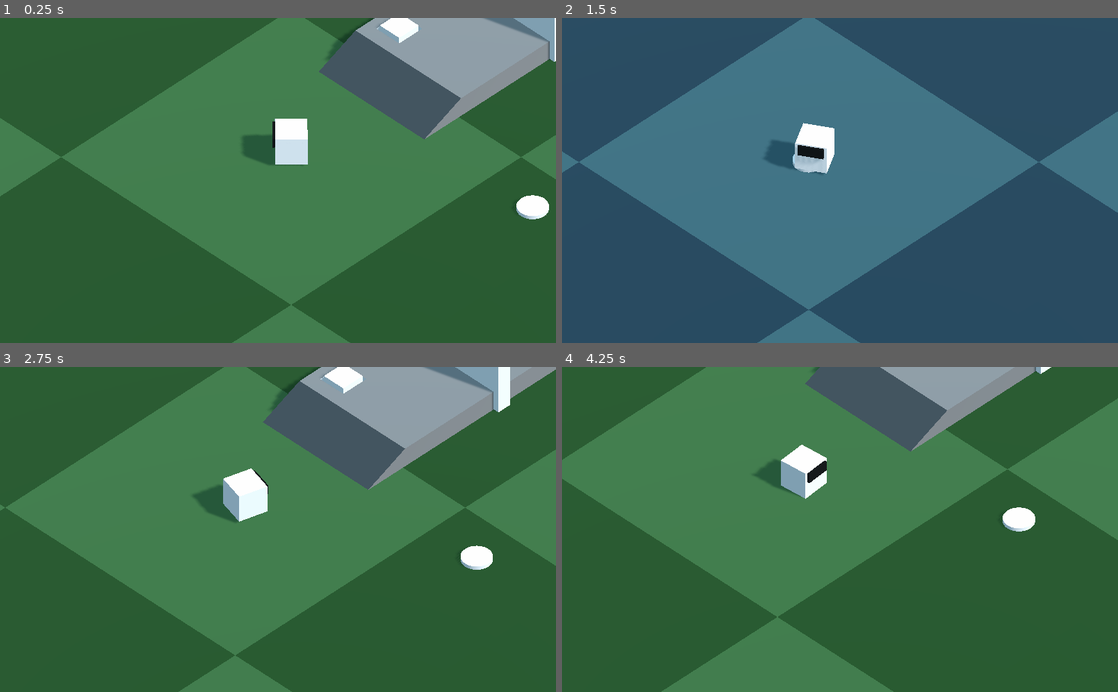
Above: before the commit, frames 1-4 (two rows, left to right).
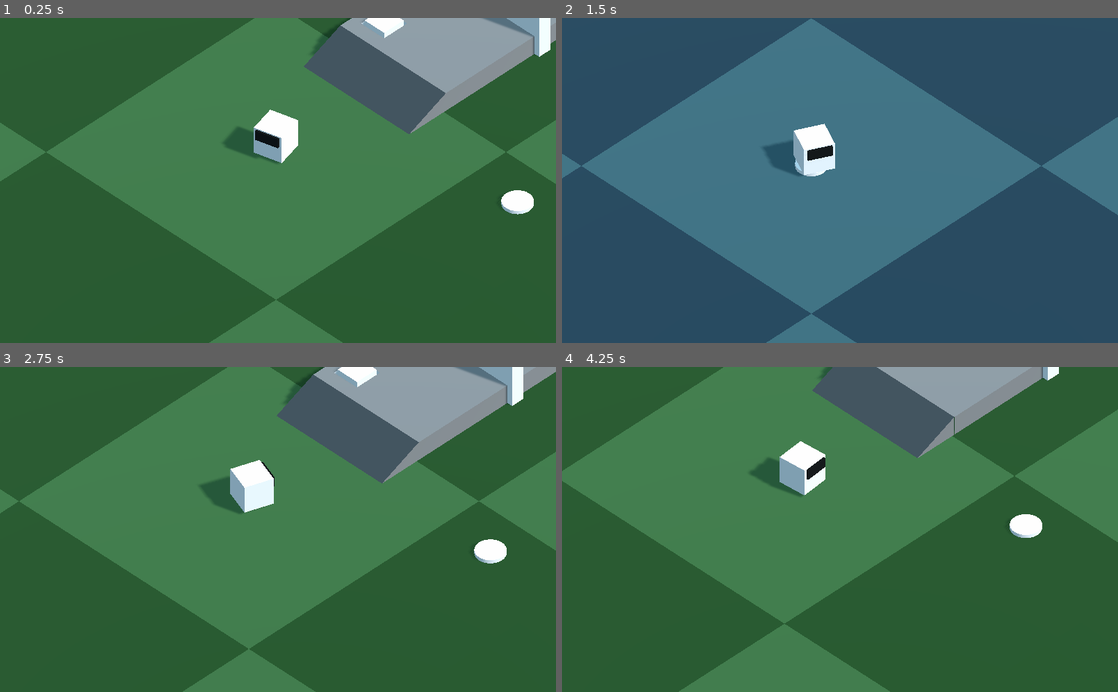
Above: after the commit, the same moments.

Repository: pixelsyntax/coolfriends-pingpong
Game: Godot game, scene res://Scenes/Initial Testscene.tscn
The game is run twice, just before and just after one commit, with the same random seed, the same clock (stepped at 60 frames per second) and the same inputs.
Inputs (mouse positions are in pixels of both pictures, inside the frame that each line leads up to):
- Up to frame 1 (0.25 s): no input
- Up to frame 2 (1.5 s): move the mouse to (962, 164) at 0.52 s; click (962, 164) at 0.67 s; move the mouse to (728, 196) at 1.27 s; click (728, 196) at 1.42 s
- Up to frame 3 (2.75 s): move the mouse to (333, 458) at 2.02 s; click (333, 458) at 2.17 s
- Up to frame 4 (4.25 s): move the mouse to (812, 594) at 2.77 s; click (812, 594) at 2.92 s; move the mouse to (1006, 578) at 3.52 s; click (1006, 578) at 3.67 s

The runs differ from the first frame. In frame 1, 11% of the frame differs, in the area x 0-100%, y 0-100%; in frame 2, 3.3%; in frame 3, 10%; in frame 4, 6.4%.

Commit message:
make player rotation more frame independent
added some math helper functions for this too (mostly stuff stolen from Unity)

Diff:
--- a/coolfriends-godot/Scenes/Main.gd
+++ b/coolfriends-godot/Scenes/Main.gd
@@ -1,4 +1,6 @@
 extends Node
+
+onready var levelParent = get_node("/root/Initial Testscene/CUR_LEVEL") # TODO better path...
 
 signal signal_change_level(levelName)
 
@@ -16,7 +18,6 @@
 		print("No target scene specified!")
 		return
 	# Remove the current level
-	var levelParent = get_node("/root/Initial Testscene/CUR_LEVEL") # TODO better path...
 	for curLevel in levelParent.get_children():
 		curLevel.queue_free()
 	# Add the next level
--- a/coolfriends-godot/Scenes/Player KinematicBody.gd
+++ b/coolfriends-godot/Scenes/Player KinematicBody.gd
@@ -6,6 +6,9 @@
 export var inputDistMax = 3.5
 
 var mouseMove = false
+var rotationVelocity = [ 0.0 ]
+
+onready var Math = load("res://Scripts/Math.gd")
 
 func _ready():
 	pass
@@ -20,8 +23,7 @@
 	var mousePos3D = floorPlane.intersects_ray(camera.project_ray_origin(mousePos), camera.project_ray_normal(mousePos))
 	var dir = (mousePos3D - translation)
 	var targetTransform = transform.looking_at(translation - dir, Vector3.UP)
-	targetTransform = transform.interpolate_with(targetTransform, 0.1) # TODO make it more frame-independet
-	rotation = targetTransform.basis.get_euler()
+	rotation.y = Math.smooth_damp_angle(rotation.y, targetTransform.basis.get_euler().y, rotationVelocity, 0.1, PI*2.0, delta)
 
 	# final movement
 	var speed = speedMoveMax * clamp(dir.length() / (inputDistMax - inputDistMin) - inputDistMin, 0.0, 1.0)
--- /dev/null
+++ b/coolfriends-godot/Scripts/Math.gd
@@ -0,0 +1,58 @@
+static func repeat(t:float, length:float):
+	return clamp(t - floor(t / length) * length, 0.0, length)
+
+static func delta_angle(current:float, target:float):
+	var delta = repeat(target - current, PI * 2.0)
+	if delta > PI:
+		delta -= PI * 2.0
+	return delta
+
+static func smooth_damp(current:float, target:float, currentVelocity:Array, smoothTime:float, maxSpeed:float, deltaTime:float):
+	 var num = 2.0 / smoothTime
+	 var num2 = num * deltaTime
+	 var num3 = 1.0 / (1.0 + num2 + 0.48 * num2 * num2 + 0.235 * num2 * num2 * num2)
+	 var num4 = current - target
+	 var num5 = target
+	 var num6 = maxSpeed * smoothTime
+	 num4 = clamp(num4, -num6, num6)
+	 target = current - num4
+	 var num7 = (currentVelocity[0] + num * num4) * deltaTime
+	 currentVelocity[0] = (currentVelocity[0] - num * num7) * num3
+	 var num8 = target + (num4 + num7) * num3
+	 if (num5 - current > 0.0) == (num8 > num5):
+		 num8 = num5
+		 currentVelocity[0] = (num8 - num5) / deltaTime
+	 return num8
+
+# https://github.com/Unity-Technologies/UnityCsReference/blob/master/Runtime/Export/Math/Mathf.cs
+static func smooth_damp_angle(current:float, target:float, currentVelocity:Array, smoothTime:float, maxSpeed:float, deltaTime:float):
+	target = current + delta_angle(current, target)
+	return smooth_damp(current, target, currentVelocity, smoothTime, maxSpeed, deltaTime)
+
+# https://github.com/jamesjlinden/unity-decompiled/blob/master/UnityEngine/UnityEngine/Vector2.cs
+static func smooth_damp_vec2(current:Vector2, target:Vector2, currentVelocity:Array, smoothTime:float, maxSpeed:float, deltaTime:float):
+	smoothTime = max(0.0001, smoothTime)
+	var num1 = 2.0 / smoothTime
+	var num2 = num1 * deltaTime
+	var num3 = (1.0 / (1.0 + num2 + 0.479999989271164 * num2 * num2 + 0.234999999403954 * num2 * num2 * num2))
+	var vector = current - target
+	var vector2_1 = target
+	var maxLength = maxSpeed * smoothTime
+	var vector2_2 = vector if (vector.length() <= maxLength) else (vector.normalized() * maxLength)
+	target = current - vector2_2
+	var curVel = Vector2(currentVelocity[0], currentVelocity[1])
+	var vector2_3 = (curVel + num1 * vector2_2) * deltaTime
+	curVel = (curVel - num1 * vector2_3) * num3
+	var vector2_4 = target + (vector2_2 + vector2_3) * num3
+	if (vector2_1 - current).dot(vector2_4 - vector2_1) > 0.0:
+		vector2_4 = vector2_1
+		curVel = (vector2_4 - vector2_1) / deltaTime
+	currentVelocity[0] = curVel.x
+	currentVelocity[1] = curVel.y
+	return vector2_4
+
+static func move_towards(current:float, target:float, dist:float):
+	var diff = target - current
+	if abs(diff) < abs(dist):
+		return current + diff
+	return current + abs(dist) * sign(diff)
